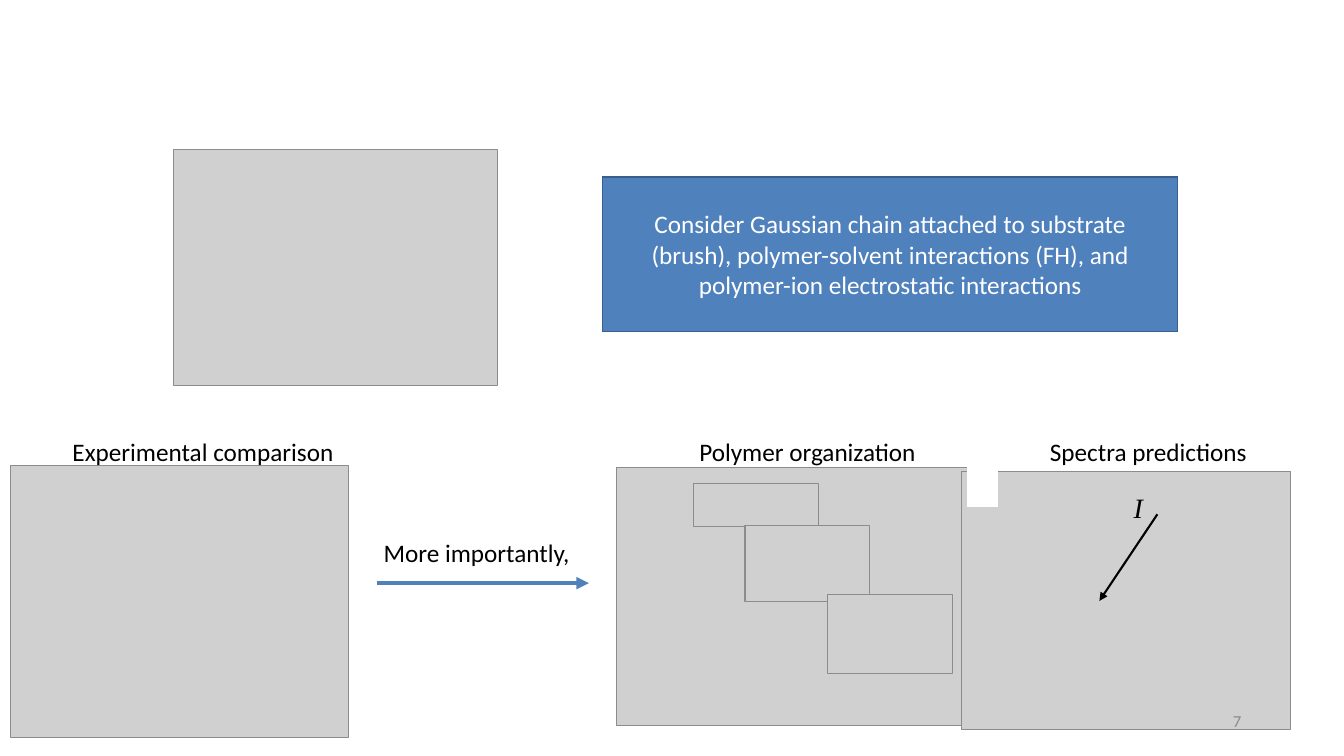
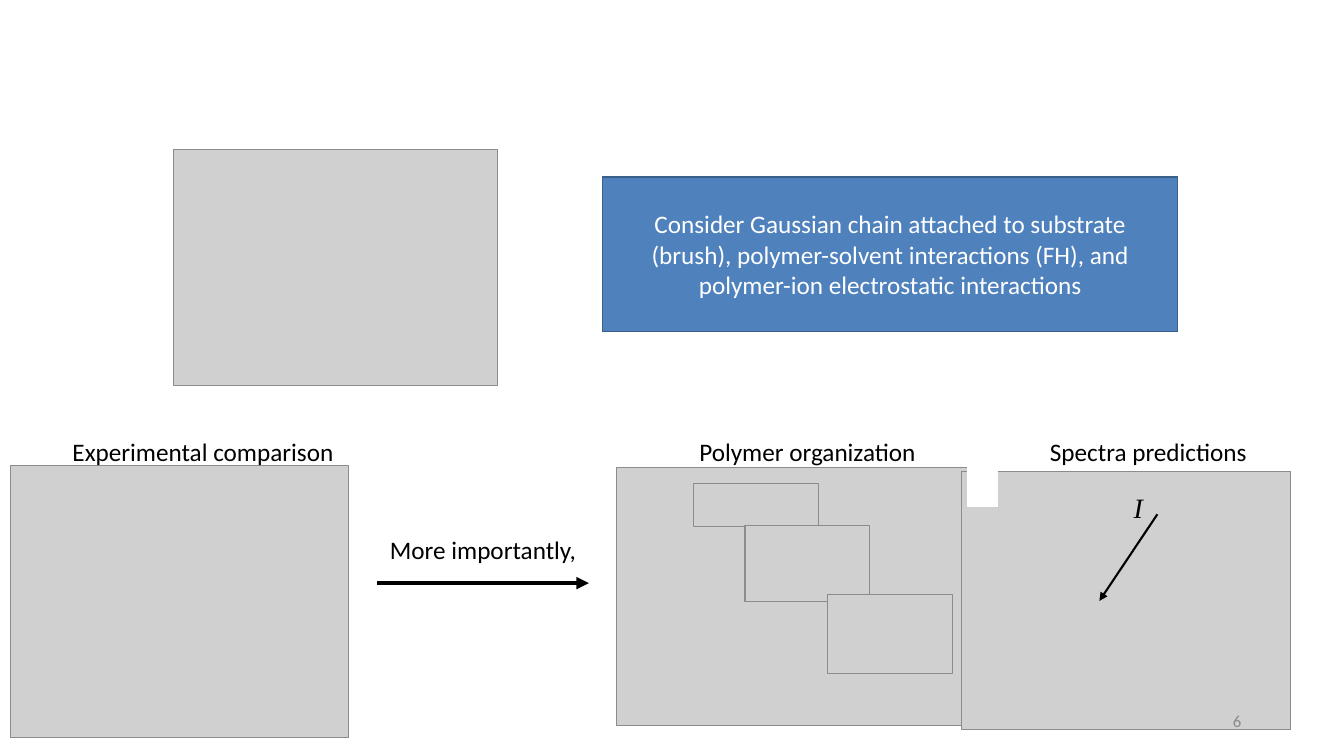
Before and after one commit to tyokokur/presentations, a slide deck: slide 6 of 20230427 CBE Student Colloquium.pptx (slide 7 before the commit). Drawn at 1344x756 pixels with LibreOffice and Linux fonts; fonts in the diff are those of the drawing; grey boxes stand for pictures; background and template pictures are left out. Boxes give left, top, right and bottom in pixels: in the first picture for what was removed or moved away, otherwise in the second. Text is boxed around its words. In the diff, an @@ line names an element or a change of style, - is before the commit and + after.

```diff
--- a/20230427 CBE Student Colloquium.pptx
+++ b/20230427 CBE Student Colloquium.pptx
@@ text "More importantly,": place and size @@
-text "More importantly," at [384,544,569,566]
+text "More importantly," at [390,541,575,563]
@@ arrow (377, 583) - (589, 583): stroke #4F81BD 3 pt to #000000 3 pt @@
@@ page number at [1233,716,1241,732]: text changed @@
-7
+6
```
Also in this commit, not shown: 3 other slides changed, 1 slide removed.
